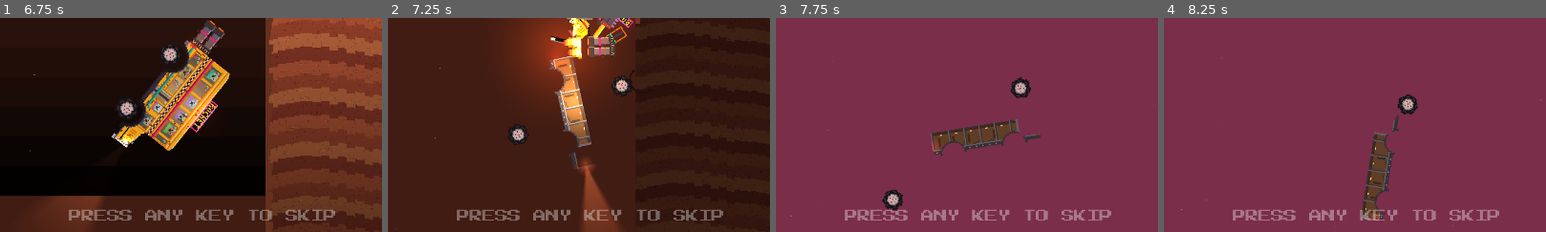
Above: before the commit, frames 1-4 (left to right).
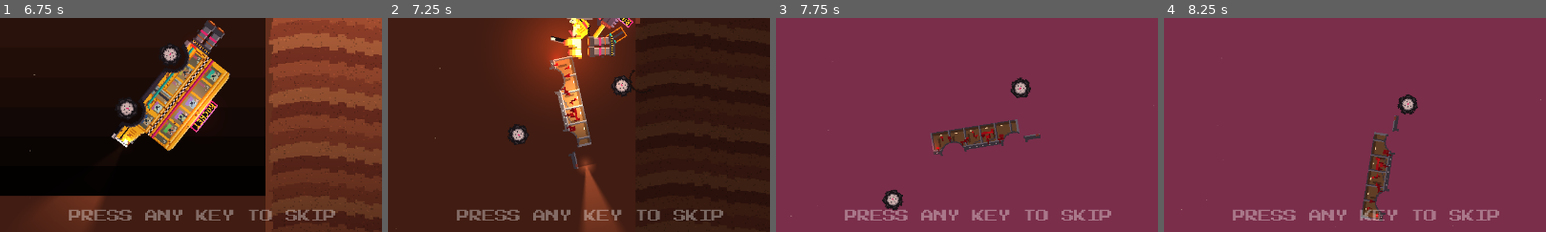
Above: after the commit, the same moments.

Repository: pwshfan1980h/rocket-bus
Game: Godot game, scene res://scenes/boot.tscn
Same seed, same stepped clock (60 frames per second), same inputs: the game is played once before the commit and once after it.
Inputs (mouse positions are % of the whole screen's width and height, from its top left):
- Up to frame 1 (6.75 s): tap Enter (ui_accept) at 0.5, 0.77, 1.07, 1.25, 2, 2.75, 3.5, 3.77, 4.07, 4.25 s; move the mouse to (72, 45) at 0.52 s; hold D (move_right) 0.53-1.25 s; hold Space (rocket) 0.53-1.25 s; click (72, 45) at 0.67 s; tap U at 0.8, 2.3, 3.6, 5.3, 6.6 s; drag from (30, 55) to (45, 70) at 1.27 s; move the mouse to (60, 28) at 2.02 s; hold D (move_right) 2.03-2.75 s; tap H (horn) at 2.1 s; drag from (45, 70) to (20, 35) at 2.77 s; move the mouse to (80, 65) at 3.52 s; hold A (move_left) 3.53-4.25 s; tap Escape (pause) at 4.15 s; drag from (20, 35) to (35, 25) at 4.27 s; move the mouse to (55, 50) at 5.02 s; hold Down (ui_down) 5.03-5.75 s; tap 0 at 5.1 s; click (55, 50) at 5.17 s; drag from (35, 25) to (30, 55) at 5.77 s; move the mouse to (72, 45) at 6.52 s; hold Up (ui_up) from 6.53 s (still down)
- Up to frame 2 (7.25 s): keep holding Up (ui_up); tap Enter (ui_accept) at 6.77, 7.07 s
- Up to frame 3 (7.75 s): release Up (ui_up) at 7.25 s; drag from (30, 55) to (45, 70) at 7.27 s
- Up to frame 4 (8.25 s): move the mouse to (60, 28) at 8.02 s; hold Down (ui_down) from 8.03 s (still down); hold Space (rocket) from 8.03 s (still down)
The pictures show only the part of the screen within x 24-74%, y 50-100%; the shares and areas given below are measured in that part.

Frame 1 is identical in both runs. In frame 2, 0.3% of the frame differs, in the area x 43-51%, y 20-54%; in frame 3, 0.2%; in frame 4, 0.2%.

Commit message:
Phase D: Happy Wheels gore (toggle on the start screen)
- Ragdoll joints tear on hard impacts: heads pop off and roll, limbs fly
- Every stump and severed part spurts its own blood spray that drips onto the road
- Blood bursts, lasting ground stains, smears inside the wreck
- Squelch/splat sounds; a head coming off cuts the screaming
- GORE: ON/OFF menu toggle (saved); off keeps ragdolls, no blood or tearing

Co-Authored-By: Claude Opus 5.5 <noreply@anthropic.com>

Diff:
--- a/scripts/autoload/game_state.gd
+++ b/scripts/autoload/game_state.gd
@@ -11,6 +11,7 @@
 var best := {}  # level index -> score
 var music_on := true
 var sfx_on := true
+var gore_on := true
 var seen_intro := false
 
 
@@ -23,6 +24,7 @@
 		best = cfg.get_value("progress", "best", {})
 		music_on = cfg.get_value("settings", "music", true)
 		sfx_on = cfg.get_value("settings", "sfx", true)
+		gore_on = cfg.get_value("settings", "gore", true)
 	apply_audio()
 
 
@@ -33,6 +35,7 @@
 	cfg.set_value("progress", "best", best)
 	cfg.set_value("settings", "music", music_on)
 	cfg.set_value("settings", "sfx", sfx_on)
+	cfg.set_value("settings", "gore", gore_on)
 	cfg.save(PATH)
 
 
--- a/scripts/bus/bus.gd
+++ b/scripts/bus/bus.gd
@@ -653,12 +653,27 @@
 		axle.angular_velocity = randf_range(-12.0, 12.0)
 
 	passengers.eject(self, vel)
+	if Gore.enabled():
+		_blood_smear()
 	_spark_burst(xf * Vector2(0, 18))
 	var tw := create_tween()
 	for i in 3:  # lights die with a flicker
 		tw.tween_callback(_set_bus_lights.bind(false)).set_delay(0.06)
 		tw.tween_callback(_set_bus_lights.bind(true)).set_delay(0.08)
 	tw.tween_callback(_set_bus_lights.bind(false)).set_delay(0.1)
+
+
+## Red smears inside the wreck (the core frame is all that's left).
+func _blood_smear() -> void:
+	var smear := Node2D.new()
+	var blobs := []
+	for i in 16:
+		blobs.append(Rect2(randf_range(-38, 36), randf_range(4, 16), randf_range(2, 6), randf_range(1, 3)))
+	smear.draw.connect(func():
+		for b in blobs:
+			smear.draw_rect(b, Gore.BLOOD.lerp(Gore.BLOOD_DARK, randf()))
+			smear.draw_rect(Rect2(b.position + Vector2(1, b.size.y), Vector2(1, randf_range(2, 5))), Gore.BLOOD_DARK))
+	_skin.add_child(smear)
 
 
 func _shatter_glass(xf: Transform2D, vel: Vector2) -> void:
--- /dev/null
+++ b/scripts/bus/gore.gd
@@ -0,0 +1,124 @@
+class_name Gore
+extends Node2D
+## Blood: spurting sprays that follow severed parts, bursts, and stains that stay
+## on the ground. One per scene (found or created on demand). Does nothing when
+## the player has gore switched off.
+
+const BLOOD := Color("#c8121e")
+const BLOOD_DARK := Color("#5e0610")
+const MAX_STAINS := 400
+
+var _stains: Array[Vector4] = []  # x, y, width, shade
+var _sprays: Array[Dictionary] = []
+
+
+static func enabled() -> bool:
+	return GameState.gore_on
+
+
+static func of(node: Node) -> Gore:
+	var tree := node.get_tree()
+	var existing := tree.get_first_node_in_group("gore")
+	if existing:
+		return existing
+	var g := Gore.new()
+	tree.current_scene.add_child(g)
+	return g
+
+
+func _ready() -> void:
+	add_to_group("gore")
+	z_index = 3
+
+
+## A severed stump or limb end that spurts for a while, dripping onto the road.
+func spray(body: Node2D, local_pos: Vector2, dir: Vector2, duration := 1.6) -> void:
+	if not enabled() or not is_instance_valid(body):
+		return
+	var p := CPUParticles2D.new()
+	p.position = local_pos
+	p.amount = 56
+	p.lifetime = 0.8
+	p.local_coords = false
+	p.direction = dir
+	p.spread = 22.0
+	p.gravity = Vector2(0, 650)
+	p.initial_velocity_min = 50.0
+	p.initial_velocity_max = 190.0
+	p.scale_amount_min = 1.5
+	p.scale_amount_max = 3.0
+	p.color_ramp = _ramp()
+	body.add_child(p)
+	p.emitting = true
+	_sprays.append({"p": p, "t": duration, "drip": 0.0})
+
+
+## A one-off burst of blood (a limb tearing, a head popping off).
+func burst(at: Vector2, amount := 40, dir := Vector2.UP) -> void:
+	if not enabled():
+		return
+	var p := CPUParticles2D.new()
+	p.position = at
+	p.one_shot = true
+	p.explosiveness = 0.9
+	p.amount = amount
+	p.lifetime = 0.9
+	p.direction = dir
+	p.spread = 70.0
+	p.gravity = Vector2(0, 650)
+	p.initial_velocity_min = 60.0
+	p.initial_velocity_max = 260.0
+	p.scale_amount_min = 1.5
+	p.scale_amount_max = 3.5
+	p.color_ramp = _ramp()
+	add_child(p)
+	p.emitting = true
+	get_tree().create_timer(1.3).timeout.connect(p.queue_free)
+	for i in 8:
+		stain_below(at + Vector2(randf_range(-40, 40), 0), randf_range(4, 10))
+
+
+## Leaves a stain on the ground under `at` (raycast down).
+func stain_below(at: Vector2, width: float) -> void:
+	if not enabled():
+		return
+	var q := PhysicsRayQueryParameters2D.create(at, at + Vector2(0, 400), 1)
+	var hit := get_world_2d().direct_space_state.intersect_ray(q)
+	if hit:
+		_stains.append(Vector4(hit.position.x, hit.position.y, width, randf()))
+		if _stains.size() > MAX_STAINS:
+			_stains.pop_front()
+		queue_redraw()
+
+
+func _process(delta: float) -> void:
+	for s in _sprays:
+		s.t -= delta
+		var p: CPUParticles2D = s.p
+		if not is_instance_valid(p):
+			s.t = 0.0
+			continue
+		p.initial_velocity_max = 170.0 * clampf(s.t / 1.6, 0.25, 1.0)  # spurts weaken
+		s.drip -= delta
+		if s.drip <= 0.0:
+			s.drip = 0.09
+			stain_below(p.global_position + Vector2(randf_range(-12, 12), 0), randf_range(1.5, 4.0))
+		if s.t <= 0.0:
+			p.emitting = false
+			get_tree().create_timer(1.0).timeout.connect(p.queue_free)
+	_sprays = _sprays.filter(func(s): return s.t > 0.0)
+
+
+func _draw() -> void:
+	for s in _stains:
+		var c := BLOOD.lerp(BLOOD_DARK, s.w)
+		draw_rect(Rect2(s.x - s.z, s.y - 1, s.z * 2, 3), c)
+		draw_rect(Rect2(s.x - s.z * 0.5, s.y - 2, s.z, 1), c)
+		draw_rect(Rect2(s.x - s.z * 0.3, s.y + 2, 1, 2 + s.w * 3), BLOOD_DARK)
+
+
+static func _ramp() -> Gradient:
+	var g := Gradient.new()
+	g.offsets = PackedFloat32Array([0.0, 0.6, 1.0])
+	g.colors = PackedColorArray([Color("#d8182a"), BLOOD, Color(BLOOD_DARK, 0.0)])
+	return g
--- a/scripts/bus/ragdoll.gd
+++ b/scripts/bus/ragdoll.gd
@@ -1,49 +1,62 @@
 class_name Ragdoll
 extends RefCounted
 ## A thrown passenger: head + torso + two arms + two legs held by pin joints.
-## Hits the ground with a BONK. Bloodless slapstick.
+## Happy Wheels rules: hard hits tear joints apart - heads roll, limbs fly off,
+## and every stump and severed part spurts blood (see Gore). With gore off the
+## joints never tear and nothing bleeds.
 
 const SHEET := preload("res://assets/sprites/passengers.png")
 const SKIN := Color("#e8b890")
+const PANTS := Color("#3a3a5a")
+const TEAR_SPEED := 230.0  ## part speed on impact that rips it off
+const BONK_SPEED := 120.0
 
 var torso: RigidBody2D
 var head: RigidBody2D
+var _row := 0
+var _joints := {}  # part body -> [joint, attach point in torso space]
 var _bonk_cd := 0.0
+var _screaming := true
 
 
 func build(into: Node, at: Vector2, rot: float, vel: Vector2, row: int, shirt: Color) -> void:
+	_row = row
 	var xf := Transform2D(rot, at)
 	torso = _part(into, xf * Vector2(0, 2), rot, Vector2(6, 6), shirt, 0.08)
-	head = _part(into, xf * Vector2(0, -5), rot, Vector2(6, 7), Color.TRANSPARENT, 0.04)
+	head = _part(into, xf * Vector2(0, -5), rot, Vector2(7, 7), Color.TRANSPARENT, 0.04, true)
 	var face := Sprite2D.new()  # the passenger's own shocked face
 	face.texture = SHEET
 	face.hframes = 3
 	face.vframes = 6
 	face.frame = row * 3 + 2
-	face.region_enabled = false
 	face.position = Vector2(0, 1)
 	head.add_child(face)
+	_pin(into, head, xf, Vector2(0, -1), 50.0)
 	var limbs := [
 		[Vector2(-4, 1), Vector2(2, 5), shirt, Vector2(-4, -1)],  # arms
 		[Vector2(4, 1), Vector2(2, 5), shirt, Vector2(4, -1)],
-		[Vector2(-2, 8), Vector2(2, 6), Color("#3a3a5a"), Vector2(-2, 5)],  # legs
-		[Vector2(2, 8), Vector2(2, 6), Color("#3a3a5a"), Vector2(2, 5)],
+		[Vector2(-2, 8), Vector2(2, 6), PANTS, Vector2(-2, 5)],  # legs
+		[Vector2(2, 8), Vector2(2, 6), PANTS, Vector2(2, 5)],
 	]
-	_pin(into, torso, head, xf * Vector2(0, -1), 50.0)
 	for l in limbs:
 		var part := _part(into, xf * l[0], rot, l[1], l[2], 0.02)
-		_pin(into, torso, part, xf * l[3], 110.0)
+		_pin(into, part, xf, l[3], 110.0)
 		part.linear_velocity = vel + Vector2(randf_range(-40, 40), randf_range(-40, 40))
 		part.angular_velocity = randf_range(-20, 20)
 	torso.linear_velocity = vel
 	head.linear_velocity = vel
 	torso.angular_velocity = randf_range(-12, 12)
 	torso.set_meta("doll", self)  # keeps this RefCounted alive as long as the body exists
-	torso.body_entered.connect(_on_hit)
-	head.body_entered.connect(_on_hit)
+	for b in [torso] + _joints.keys():
+		b.body_entered.connect(_on_hit.bind(b))
+	# A violent enough ejection can rip something off before it even lands.
+	if Gore.enabled() and vel.length() > 380.0 and randf() < 0.45:
+		torso.get_tree().create_timer(randf_range(0.05, 0.25)).timeout.connect(
+				func(): if is_instance_valid(torso): _tear(_joints.keys().pick_random()))
 
 
-func _part(into: Node, pos: Vector2, rot: float, size: Vector2, color: Color, mass: float) -> RigidBody2D:
+func _part(into: Node, pos: Vector2, rot: float, size: Vector2, color: Color, mass: float,
+		round := false) -> RigidBody2D:
 	var b := RigidBody2D.new()
 	b.collision_layer = 8
 	b.collision_mask = 1
@@ -54,19 +67,24 @@
 	b.max_contacts_reported = 2
 	var mat := PhysicsMaterial.new()
 	mat.bounce = 0.3
-	mat.friction = 0.8
+	mat.friction = 0.5 if round else 0.8
 	b.physics_material_override = mat
 	var cs := CollisionShape2D.new()
-	var rect := RectangleShape2D.new()
-	rect.size = size
-	cs.shape = rect
+	if round:  # heads roll
+		var c := CircleShape2D.new()
+		c.radius = size.x / 2
+		cs.shape = c
+	else:
+		var rect := RectangleShape2D.new()
+		rect.size = size
+		cs.shape = rect
 	b.add_child(cs)
 	if color.a > 0.0:
 		var poly := Polygon2D.new()
 		poly.color = color
 		poly.polygon = PackedVector2Array([-size / 2, Vector2(size.x / 2, -size.y / 2), size / 2, Vector2(-size.x / 2, size.y / 2)])
 		b.add_child(poly)
-		if color != SKIN and size.y == 5:  # hands
+		if color != PANTS and size.y == 5:  # hands
 			var hand := Polygon2D.new()
 			hand.color = SKIN
 			hand.polygon = PackedVector2Array([Vector2(-1, 2), Vector2(1, 2), Vector2(1, 3), Vector2(-1, 3)])
@@ -75,27 +93,64 @@
 	return b
 
 
-func _pin(into: Node, a: RigidBody2D, b: RigidBody2D, at: Vector2, limit_deg: float) -> void:
+func _pin(into: Node, part: RigidBody2D, xf: Transform2D, at: Vector2, limit_deg: float) -> void:
 	var j := PinJoint2D.new()
-	j.position = at
+	j.position = xf * at
 	j.softness = 0.2
 	j.angular_limit_enabled = true
 	j.angular_limit_lower = deg_to_rad(-limit_deg)
 	j.angular_limit_upper = deg_to_rad(limit_deg)
 	into.add_child(j)
-	j.node_a = j.get_path_to(a)
-	j.node_b = j.get_path_to(b)
+	j.node_a = j.get_path_to(torso)
+	j.node_b = j.get_path_to(part)
+	_joints[part] = [j, at + Vector2(0, -2)]
 
 
-func _on_hit(_body: Node) -> void:
-	if not is_instance_valid(torso):
+func _on_hit(_other: Node, part: RigidBody2D) -> void:
+	if not is_instance_valid(part) or not is_instance_valid(torso):
 		return
+	var speed := part.linear_velocity.length()
+	if Gore.enabled() and speed > TEAR_SPEED:
+		if _joints.has(part):
+			_tear(part)
+		elif part == torso and not _joints.is_empty() and randf() < 0.6:
+			_tear(_joints.keys().pick_random())
 	var t := Time.get_ticks_msec() / 1000.0
-	var speed := torso.linear_velocity.length()
-	if speed < 120.0 or t < _bonk_cd:
+	if speed < BONK_SPEED or t < _bonk_cd:
 		return
 	_bonk_cd = t + 0.5
-	Audio.play_at("clank", torso.global_position, -10.0, 0.3)
-	Audio.play_at("voice_hurt", torso.global_position, -12.0, 0.2)
-	if randf() < 0.5:
-		Fx.float_text(torso.global_position + Vector2(0, -8), BusPassengers.QUIPS.bonk.pick_random(), Color("#ffe14a"))
+	Audio.play_at("splat" if Gore.enabled() else "clank", part.global_position, -8.0, 0.3)
+	if _screaming:
+		Audio.play_at("voice_hurt", part.global_position, -12.0, 0.2)
+	if Gore.enabled():
+		Gore.of(torso).stain_below(part.global_position, randf_range(3, 7))
+	if randf() < 0.45:
+		Fx.float_text(part.global_position + Vector2(0, -8), BusPassengers.QUIPS.bonk.pick_random(), Color("#ffe14a"))
+
+
+## Rip a part off the torso: both ends spurt, and a lost head ends the screaming.
+func _tear(part: RigidBody2D) -> void:
+	if not _joints.has(part) or not is_instance_valid(part):
+		return
+	var info: Array = _joints[part]
+	_joints.erase(part)
+	var joint: PinJoint2D = info[0]
+	var at := joint.global_position
+	joint.queue_free()
+	part.apply_central_impulse(Vector2(randf_range(-40, 40), randf_range(-90, -40)) * part.mass)
+	part.angular_velocity += randf_range(-25, 25)
+	var gore := Gore.of(torso)
+	gore.burst(at, 50, (part.global_position - torso.global_position).normalized())
+	gore.spray(torso, torso.to_local(at), (at - torso.global_position).normalized(), 2.0)
+	gore.spray(part, part.to_local(at), (at - part.global_position).normalized(), 1.2)
+	for body in [torso, part]:  # red stump caps
+		var cap := Polygon2D.new()
+		cap.color = Gore.BLOOD
+		var c: Vector2 = body.to_local(at)
+		cap.polygon = PackedVector2Array([c + Vector2(-1.5, -1), c + Vector2(1.5, -1), c + Vector2(1.5, 1), c + Vector2(-1.5, 1)])
+		body.add_child(cap)
+	Audio.play_at("squelch", at, -4.0, 0.2)
+	if part == head:
+		_screaming = false
+		head.angular_velocity = randf_range(-30, 30)  # heads roll
+		Fx.float_text(at + Vector2(0, -10), ["OFF WITH HIS HEAD!", "HEADS UP!", "NOGGIN!"].pick_random(), Color("#ff3b4e"))
--- a/scripts/ui/main_menu.gd
+++ b/scripts/ui/main_menu.gd
@@ -40,7 +40,7 @@
 	_label(ui, "TIME THE ROCKET.  LAND IT LEVEL.", Vector2(0, 66), 8, Color.WHITE, 2)
 	var entries := [["start", "START" if GameState.unlocked <= 1 else "CONTINUE  %s" % Levels.code(GameState.unlocked - 1)],
 		["select", "LEVEL SELECT"], ["lab", "BUS LAB"], ["music", _onoff("MUSIC", GameState.music_on)],
-		["sfx", _onoff("SOUND", GameState.sfx_on)]]
+		["sfx", _onoff("SOUND", GameState.sfx_on)], ["gore", _onoff("GORE", GameState.gore_on)]]
 	if OS.get_name() != "Web":
 		entries.append(["quit", "QUIT"])
 	menu = MenuList.new().setup(entries, 8, 14)
@@ -88,6 +88,10 @@
 			menu.set_text("sfx", _onoff("SOUND", GameState.sfx_on))
 			GameState.apply_audio()
 			GameState.save()
+		"gore":
+			GameState.gore_on = not GameState.gore_on
+			menu.set_text("gore", _onoff("GORE", GameState.gore_on))
+			GameState.save()
 		"quit":
 			get_tree().quit()
 
Not shown, added: assets/audio/splat.wav.import
Not shown, added: assets/audio/squelch.wav.import
Not shown, added: scripts/bus/gore.gd.uid
Not shown, added: assets/audio/splat.wav
Not shown, added: assets/audio/squelch.wav
Not shown, changed: tools/gen_audio.py
